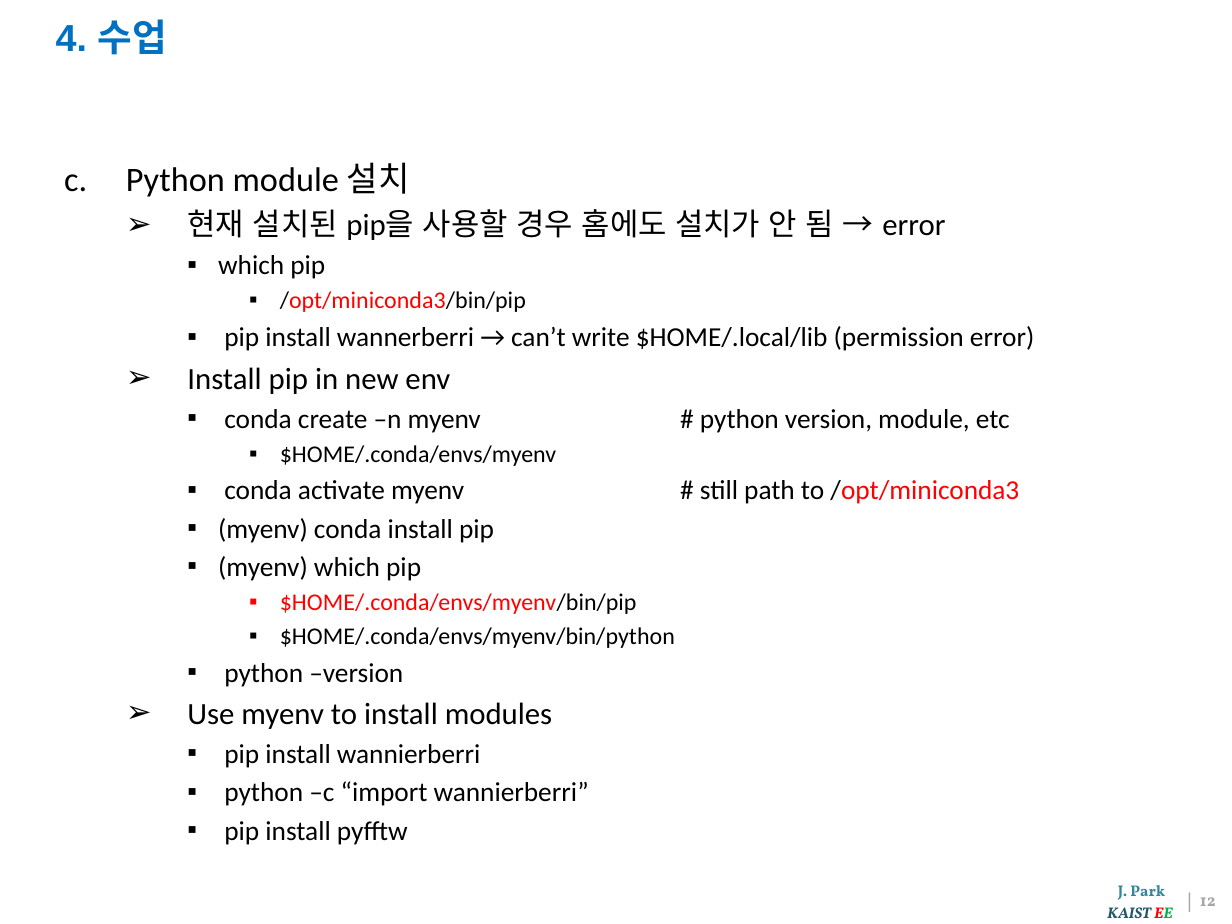
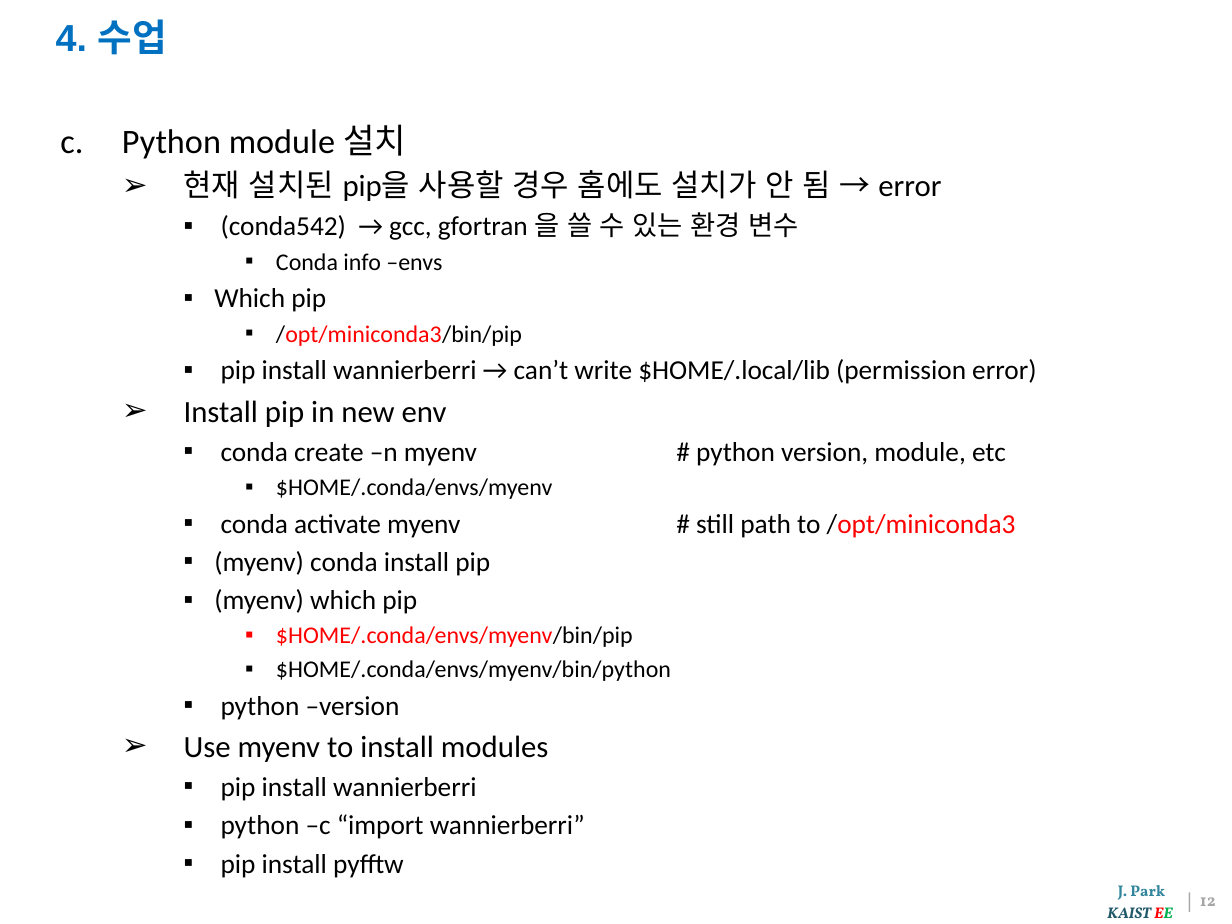
Before and after one commit to YHKlab/ESC2026, a slide deck: slide 13 of exe1-atom/exe1-note.pptx. Drawn at 1232x924 pixels with LibreOffice and Linux fonts; fonts in the diff are those of the drawing; background and template pictures are left out. Boxes give left, top, right and bottom in pixels: in the first picture for what was removed or moved away, otherwise in the second. Text is boxed around its words. In the diff, an @@ line names an element or a change of style, - is before the commit and + after.

```diff
--- a/exe1-atom/exe1-note.pptx
+++ b/exe1-atom/exe1-note.pptx
@@ text "Python module 설치" moved from (x1=126, y1=162, x2=1034, y2=845) to (x1=122, y1=124, x2=1036, y2=878) @@
@@ text at (x1=214, y1=212, x2=798, y2=312): text changed @@
-    ▪ which pip
+    ▪ (conda542) → gcc, gfortran 을 쓸 수 있는 환경 변수
+      ▪ Conda info –envs
+    ▪ Which pip
@@ text at (x1=221, y1=359, x2=1036, y2=384): text changed @@
-    ▪ pip install wannerberri → can’t write $HOME/.local/lib (permission error)
+    ▪ pip install wannierberri → can’t write $HOME/.local/lib (permission error)
```
Also in this commit, not shown: 6 other slides changed, 1 other file.
